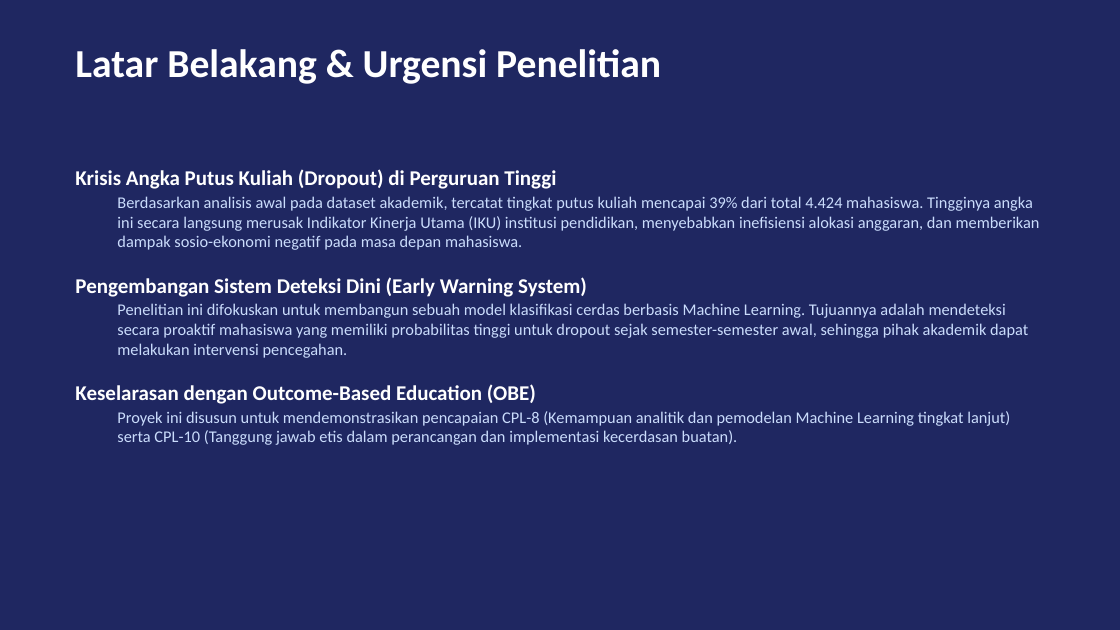
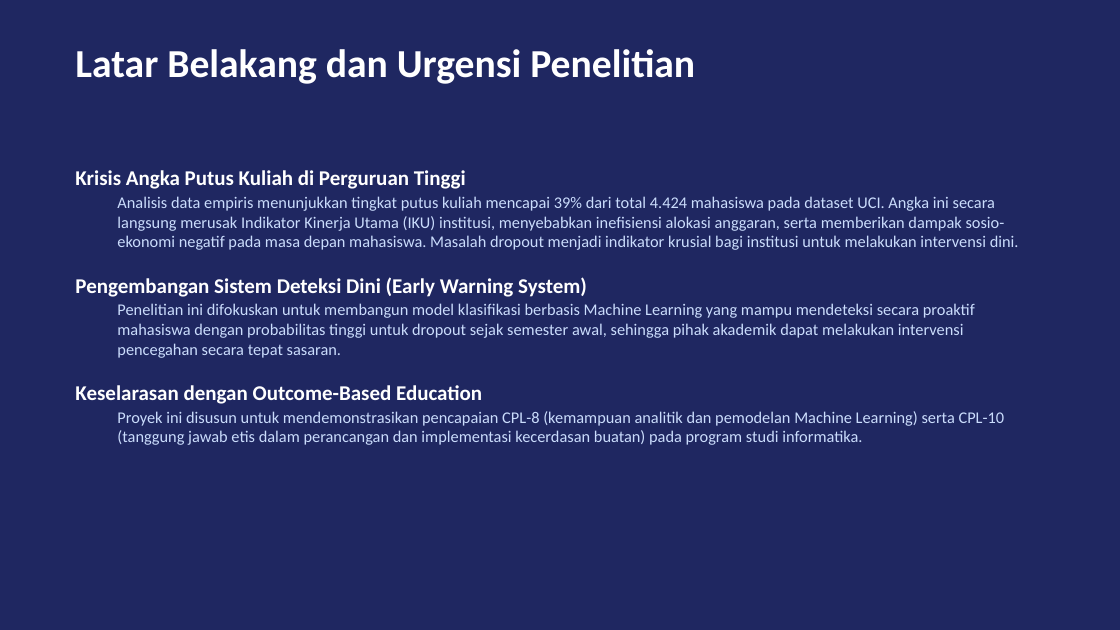
Before and after one commit to hafizmuzani011-collab/uas-ml-kelulusan, a slide deck: slide 2 of presentation/presentasi_uas_ml.pptx. Drawn at 1120x630 pixels with LibreOffice and Linux fonts; fonts in the diff are those of the drawing. Boxes give left, top, right and bottom in pixels: in the first picture for what was removed or moved away, otherwise in the second. Text is boxed around its words. In the diff, an @@ line names an element or a change of style, - is before the commit and + after.

```diff
--- a/presentation/presentasi_uas_ml.pptx
+++ b/presentation/presentasi_uas_ml.pptx
@@ text at bbox=[75, 49, 695, 84]: text changed @@
-Latar Belakang & Urgensi Penelitian
+Latar Belakang dan Urgensi Penelitian
@@ text at bbox=[75, 170, 1019, 250]: text changed @@
-Krisis Angka Putus Kuliah (Dropout) di Perguruan Tinggi
-  Berdasarkan analisis awal pada dataset akademik, tercatat tingkat putus kuliah mencapai 39% dari total 4.424 mahasiswa. Tingginya angka ini secara langsung merusak Indikator Kinerja Utama (IKU) institusi pendidikan, menyebabkan inefisiensi alokasi anggaran, dan memberikan dampak sosio-ekonomi negatif pada masa depan mahasiswa.
+Krisis Angka Putus Kuliah di Perguruan Tinggi
+  Analisis data empiris menunjukkan tingkat putus kuliah mencapai 39% dari total 4.424 mahasiswa pada dataset UCI. Angka ini secara langsung merusak Indikator Kinerja Utama (IKU) institusi, menyebabkan inefisiensi alokasi anggaran, serta memberikan dampak sosio-ekonomi negatif pada masa depan mahasiswa. Masalah dropout menjadi indikator krusial bagi institusi untuk melakukan intervensi dini.
@@ text at bbox=[75, 303, 1005, 445]: text changed @@
-  Penelitian ini difokuskan untuk membangun sebuah model klasifikasi cerdas berbasis Machine Learning. Tujuannya adalah mendeteksi secara proaktif mahasiswa yang memiliki probabilitas tinggi untuk dropout sejak semester-semester awal, sehingga pihak akademik dapat melakukan intervensi pencegahan.
-Keselarasan dengan Outcome-Based Education (OBE)
-  Proyek ini disusun untuk mendemonstrasikan pencapaian CPL-8 (Kemampuan analitik dan pemodelan Machine Learning tingkat lanjut) serta CPL-10 (Tanggung jawab etis dalam perancangan dan implementasi kecerdasan buatan).
+  Penelitian ini difokuskan untuk membangun model klasifikasi berbasis Machine Learning yang mampu mendeteksi secara proaktif mahasiswa dengan probabilitas tinggi untuk dropout sejak semester awal, sehingga pihak akademik dapat melakukan intervensi pencegahan secara tepat sasaran.
+Keselarasan dengan Outcome-Based Education
+  Proyek ini disusun untuk mendemonstrasikan pencapaian CPL-8 (kemampuan analitik dan pemodelan Machine Learning) serta CPL-10 (tanggung jawab etis dalam perancangan dan implementasi kecerdasan buatan) pada program studi informatika.
```
Also in this commit, not shown: 9 other slides changed, 3 other files.
